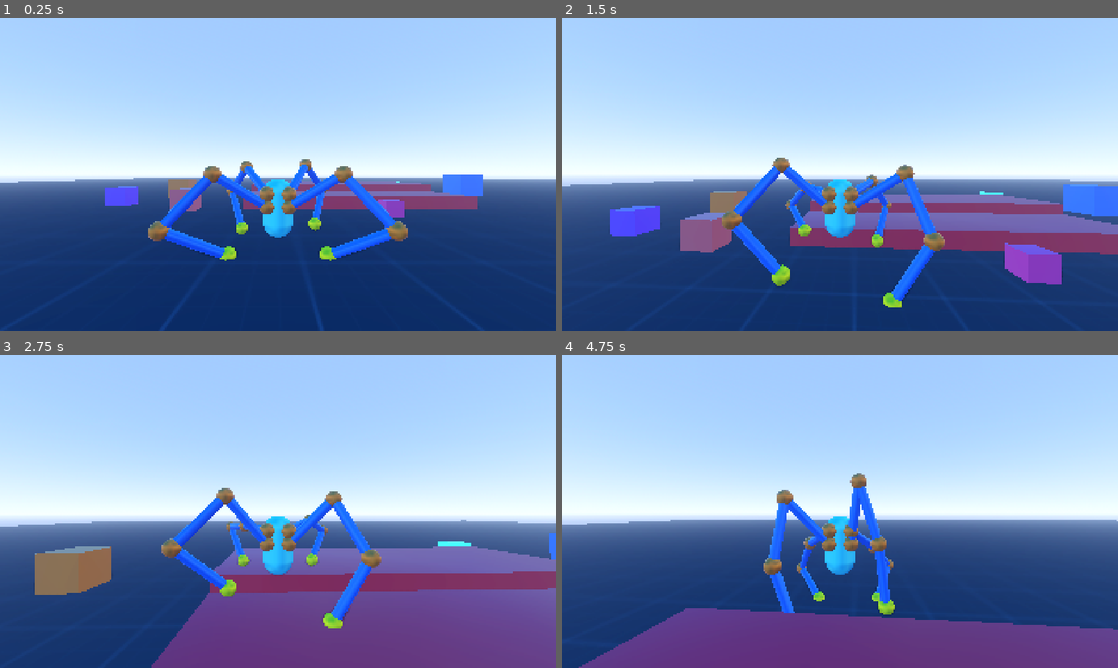
Above: before the commit, frames 1-4 (two rows, left to right).
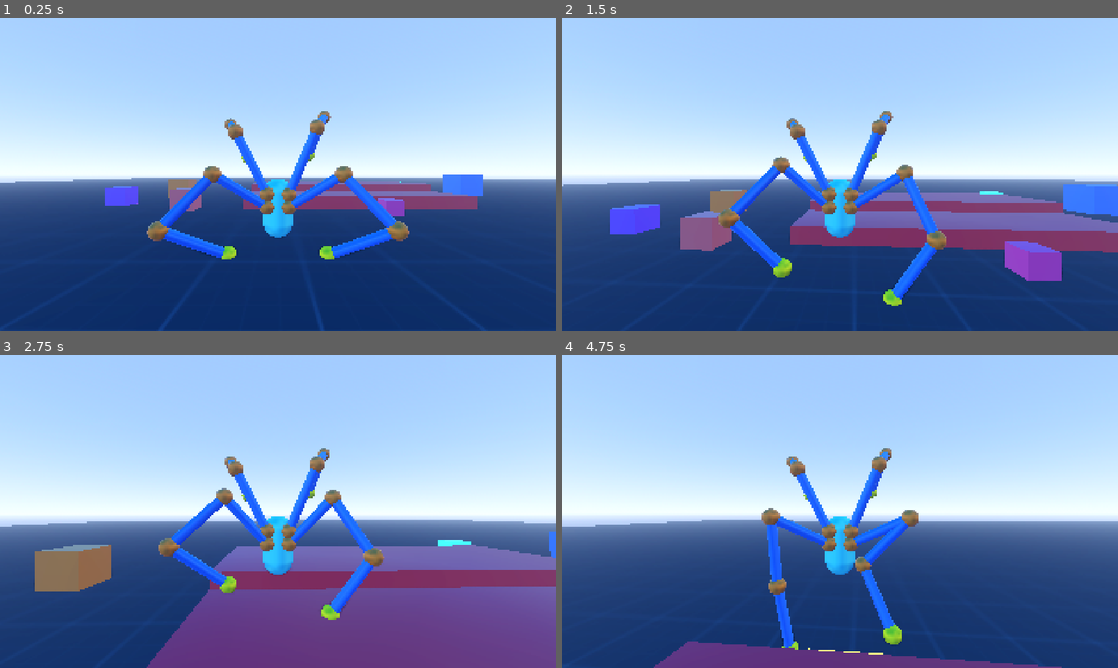
Above: after the commit, the same moments.

Repository: lliamsymonds04/doc-oc
Game: Godot game, scene res://main.tscn
Same seed, same stepped clock (60 frames per second), same inputs: the game is played once before the commit and once after it.
Inputs (mouse positions are in pixels of both pictures, inside the frame that each line leads up to):
- Up to frame 1 (0.25 s): no input
- Up to frame 2 (1.5 s): move the mouse to (867, 174) at 0.52 s; hold W (forward) from 0.53 s (still down); tap Space (jump) at 0.77 s; move the mouse to (812, 174) at 1.27 s
- Up to frame 3 (2.75 s): keep holding W (forward); tap Space (jump) at 1.52 s; move the mouse to (289, 505) at 2.02 s
- Up to frame 4 (4.75 s): keep holding W (forward); move the mouse to (834, 517) at 2.77 s; tap Space (jump) at 3.02, 3.77, 4.52 s; move the mouse to (878, 514) at 3.52 s; move the mouse to (795, 508) at 4.27 s

The runs differ from the first frame. In frame 1, 1.8% of the frame differs, in the area x 2-88%, y 29-100%; in frame 2, 4.3%; in frame 3, 4.6%; in frame 4, 16%, in the area x 0-100%, y 29-100%.

Commit message:
feat: arm idle targetting for non legs

Diff:
--- a/systems/inverse_kinematics/arm_mount.gd
+++ b/systems/inverse_kinematics/arm_mount.gd
@@ -2,6 +2,7 @@
 class_name ArmMount
 
 @export var is_leg: bool = true
+@export var idle_target: Node3D
 
 @onready var pole: Node3D = $Pole
 @onready var target: Node3D = $Target
@@ -17,6 +18,7 @@
 
 	arm = BasicArm.new()
 	arm.name = "arm_%s" % name
+	arm.is_leg = is_leg
 	arm.target_node = target
 	arm.position = Vector3.ZERO
 	arm.target = target.position
--- a/systems/inverse_kinematics/basic_arm.gd
+++ b/systems/inverse_kinematics/basic_arm.gd
@@ -16,6 +16,7 @@
 var target_node: Node3D
 var pole: Node3D
 var anchor: Node3D
+var is_leg: bool = false
 
 ## state
 var is_stepping = false
@@ -50,6 +51,9 @@
 	if is_stepping:
 		return false
 
+	if not is_leg:
+		return false
+
 	var end_effector := solver.get_end_effector()
 	var target_pos := to_local(target_node.global_position)
 	var distance := (end_effector - target_pos).length()
@@ -82,7 +86,6 @@
 ## private methods
 func _physics_process(_delta: float) -> void:
 	var solved := solver.solve(target, Vector3.ZERO, pole.position)
-	# var solved := solver.joints
 	_update_visualizer(solved)
 
 func _build_visualizer() -> void:
--- a/systems/inverse_kinematics/fabrik_solver.gd
+++ b/systems/inverse_kinematics/fabrik_solver.gd
@@ -28,7 +28,7 @@
 		return
 	axis = axis.normalized()
 
-	var bend_vec := joints[(joints.size() - 1) / 2] - root
+	var bend_vec := joints[(joints.size() - 1) / 2.0] - root
 	bend_vec -= axis * bend_vec.dot(axis)
 	if bend_vec.length_squared() < 0.0001:
 		bend_vec = bend_hint
@@ -119,9 +119,9 @@
 
 	return joints
 
-## Returns the point `len` away from `a` toward `b`.
-func _stretch(a: Vector3, b: Vector3, len: float) -> Vector3:
-	return a.lerp(b, len / maxf(a.distance_to(b), 0.0001))
+## Returns the point `length` away from `a` toward `b`.
+func _stretch(a: Vector3, b: Vector3, length: float) -> Vector3:
+	return a.lerp(b, length / maxf(a.distance_to(b), 0.0001))
 
 func get_end_effector() -> Vector3:
 	return joints[joints.size() - 1]
--- a/systems/player/player.tscn
+++ b/systems/player/player.tscn
@@ -43,27 +43,37 @@
 [node name="Pole" type="Marker3D" parent="Hitbox/ArmLeft" unique_id=515761756]
 transform = Transform3D(1, 0, 0, 0, 1, 0, 0, 0, 1, -1.253, 0.2, 0.577)
 
-[node name="ArmTopRight" type="Node3D" parent="Hitbox" unique_id=2058179573]
+[node name="ArmTopRight" type="Node3D" parent="Hitbox" unique_id=2058179573 node_paths=PackedStringArray("idle_target")]
 transform = Transform3D(1, 0, 0, 0, 1, 0, 0, 0, 1, 0.353, 0.506, 0.377)
 script = ExtResource("2_fqfg4")
+is_leg = false
+idle_target = NodePath("IdleTarget")
 metadata/_custom_type_script = "uid://bba0h6wxddaoe"
 
 [node name="Target" type="Marker3D" parent="Hitbox/ArmTopRight" unique_id=1012489981]
-transform = Transform3D(1, 0, 0, 0, 1, 0, 0, 0, 1, 1.1221828, -1.0896435, -1.5805304)
+transform = Transform3D(1, 0, 0, 0, 1, 0, 0, 0, 1, 1.1221828, 2.8672657, -2.9131262)
+
+[node name="IdleTarget" type="Marker3D" parent="Hitbox/ArmTopRight" unique_id=1108706562]
+transform = Transform3D(1, 0, 0, 0, 1, 0, 0, 0, 1, 1.1221828, 1.5599794, -2.9131262)
 
 [node name="Pole" type="Marker3D" parent="Hitbox/ArmTopRight" unique_id=183985606]
-transform = Transform3D(1, 0, 0, 0, 1, 0, 0, 0, 1, 1.336801, 0.7931466, -2.4890435)
+transform = Transform3D(1, 0, 0, 0, 1, 0, 0, 0, 1, 1.336801, 2.787157, -0.93121254)
 
-[node name="ArmTopLeft" type="Node3D" parent="Hitbox" unique_id=1899558695]
+[node name="ArmTopLeft" type="Node3D" parent="Hitbox" unique_id=1899558695 node_paths=PackedStringArray("idle_target")]
 transform = Transform3D(1, 0, 0, 0, 1, 0, 0, 0, 1, -0.353, 0.5156874, 0.377)
 script = ExtResource("2_fqfg4")
+is_leg = false
+idle_target = NodePath("IdleTarget")
 metadata/_custom_type_script = "uid://bba0h6wxddaoe"
 
 [node name="Target" type="Marker3D" parent="Hitbox/ArmTopLeft" unique_id=630538761]
-transform = Transform3D(1, 0, 0, 0, 1, 0, 0, 0, 1, -1.122, -1.3213141, -1.7524953)
+transform = Transform3D(1, 0, 0, 0, 1, 0, 0, 0, 1, -1.122, 2.9198666, -3.1366746)
+
+[node name="IdleTarget" type="Marker3D" parent="Hitbox/ArmTopLeft" unique_id=1476587123]
+transform = Transform3D(1, 0, 0, 0, 1, 0, 0, 0, 1, -1.122, 1.4203327, -3.1366746)
 
 [node name="Pole" type="Marker3D" parent="Hitbox/ArmTopLeft" unique_id=144475676]
-transform = Transform3D(1, 0, 0, 0, 1, 0, 0, 0, 1, -1.5615735, 0.793, -2.6115484)
+transform = Transform3D(1, 0, 0, 0, 1, 0, 0, 0, 1, -1.5615735, 2.7539291, -1.1966037)
 
 [node name="MeshInstance3D" type="MeshInstance3D" parent="." unique_id=1008928997]
 transform = Transform3D(1, 0, 0, 0, 1, 0, 0, 0, 1, 0, 1.0040846, 0)
--- a/systems/player/player_controller.gd
+++ b/systems/player/player_controller.gd
@@ -73,32 +73,36 @@
 	var furthest_distance := 0.0
 	var best_arm_hit_pos := Vector3.ZERO
 
-	for arm in arms:
-		var target_pos := arm.target_node.global_position
-		var anchor_pos := arm.anchor.global_position
+	for mount in arm_mounts:
+		var arm := mount.arm
+		if mount.is_leg:
+			var target_pos := arm.target_node.global_position
+			var anchor_pos := arm.anchor.global_position
 
-		# velocity anchor_lead_time
-		var velocity_xz := Vector3(velocity.x, 0, velocity.z)
-		velocity_xz *= anchor_lead_time
-		anchor_pos += velocity_xz
+			# velocity anchor_lead_time
+			var velocity_xz := Vector3(velocity.x, 0, velocity.z)
+			velocity_xz *= anchor_lead_time
+			anchor_pos += velocity_xz
 
-		if arm.is_stepping:
-			arm.advance_step(dt)
-			continue
+			if arm.is_stepping:
+				arm.advance_step(dt)
+				continue
 
-		var hit = _surface_hit(anchor_pos)
-		if hit is Vector3:
-			var hit_pos := hit as Vector3
-			var target_displacement:= hit_pos - target_pos
-			var disp := target_displacement.length()
-			var may_step := (arm.is_grounded() and grounded_arms >= 2) or arm.is_fully_extended()
-			if disp > max_target_displacement and may_step:
-				if disp > furthest_distance:
-					furthest_distance = disp
-					best_arm = arm
-					best_arm_hit_pos = hit_pos
+			var hit = _surface_hit(anchor_pos)
+			if hit is Vector3:
+				var hit_pos := hit as Vector3
+				var target_displacement:= hit_pos - target_pos
+				var disp := target_displacement.length()
+				var may_step := (arm.is_grounded() and grounded_arms >= 2) or arm.is_fully_extended()
+				if disp > max_target_displacement and may_step:
+					if disp > furthest_distance:
+						furthest_distance = disp
+						best_arm = arm
+						best_arm_hit_pos = hit_pos
 
-		arm.target = arm.to_local(target_pos)
+			arm.target = arm.to_local(target_pos)
+		elif mount.idle_target != null:
+			arm.target = arm.to_local(mount.idle_target.global_position)
 
 	if best_arm != null:
 		best_arm.start_step(best_arm_hit_pos)
